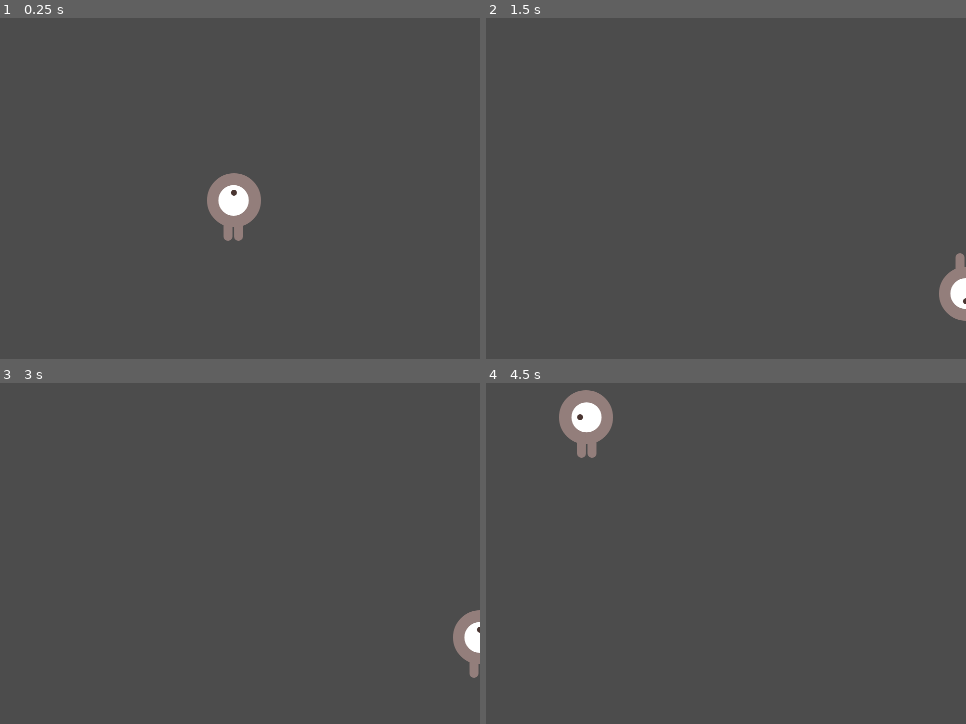
Above: before the commit, frames 1-4 (two rows, left to right).
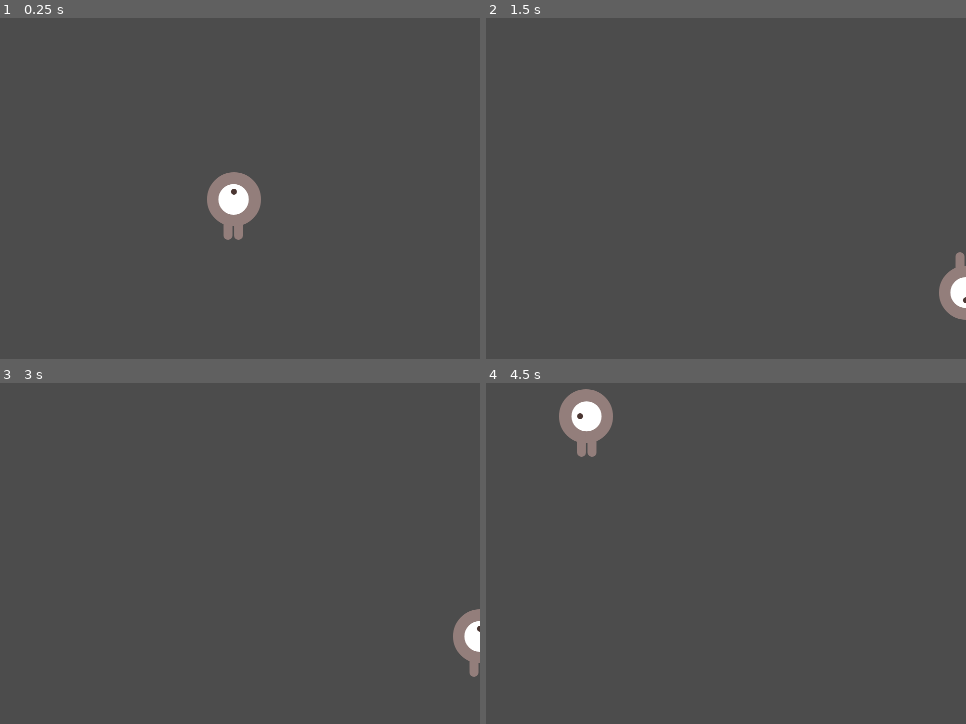
Above: after the commit, the same moments.

Repository: MTkaczyk642/Projektowanie-gier-wideo-MT
Game: Godot game, scene res://player.tscn
The game is run twice, just before and just after one commit, with the same random seed, the same clock (stepped at 60 frames per second) and the same inputs.
Inputs:
- Up to frame 1 (0.25 s): no input
- Up to frame 2 (1.5 s): tap Enter at 0.5 s; hold Right (ui_right) 0.53-1.28 s; hold Down (ui_down) from 1.28 s (still down)
- Up to frame 3 (3 s): tap Space at 2 s; release Down (ui_down) at 2.03 s; hold Right (ui_right) 2.03-2.78 s; hold Up (ui_up) from 2.78 s (still down)
- Up to frame 4 (4.5 s): release Up (ui_up) at 3.53 s; hold Left (ui_left) from 3.53 s (still down)

The runs differ from the first frame. In frame 1, 0.1% of the frame differs, in the area x 43-55%, y 45-66%; in frame 2, less than 0.1%; in frame 3, less than 0.1%; in frame 4, 0.2%, in the area x 15-27%, y 1-22%.

Commit message:
Tutorial 2.0

Diff:
--- /dev/null
+++ b/Tutorial/Main.gd
@@ -0,0 +1,37 @@
+extends Node
+
+export (PackedScene) var Mob
+var score
+
+func _ready():
+	randomize()
+	new_game()
+
+
+func game_over():
+	$score_timer.stop()
+	$Mob_timer.stop()
+
+func new_game():
+	score = 0
+	$Player2.start($Start_position.position)
+	$start_timer.start()
+
+
+func _on_start_timer_timeout():
+	$Mob_timer.start()
+	$score_timer.start()
+
+func _on_score_timer_timeout():
+	score += 1
+
+func _on_Mob_timer_timeout():
+	$Mob_path/Mob_spawn_location.offset = randi()
+	var mob = Mob.instance()
+	add_child(mob)
+	var direction = $Mob_path/Mob_spawn_location.rotation + PI / 2
+	mob.position = $Mob_path/Mob_spawn_location.position
+	direction += rand_range(-PI / 4, PI / 4)
+	mob.rotation = direction
+	mob.linear_velocity = Vector2(rand_range(mob.min_speed, mob.max_speed), 0)
+	mob.linear_velocity = mob.linear_velocity.rotated(direction)
--- /dev/null
+++ b/Tutorial/Main.tscn
@@ -0,0 +1,37 @@
+[gd_scene load_steps=5 format=2]
+
+[ext_resource path="res://Main.gd" type="Script" id=1]
+[ext_resource path="res://Player2.tscn" type="PackedScene" id=2]
+[ext_resource path="res://Mob.tscn" type="PackedScene" id=3]
+
+[sub_resource type="Curve2D" id=1]
+_data = {
+"points": PoolVector2Array( 0, 0, 0, 0, 0, 0, 0, 0, 0, 0, 480, 0, 0, 0, 0, 0, 480, 720, 0, 0, 0, 0, 0, 720, 0, 0, 0, 0, 0, 0, 0, 0, 0, 0, 0, 8, 0, 0, 0, 0, 0, 0 )
+}
+
+[node name="Main" type="Node"]
+script = ExtResource( 1 )
+Mob = ExtResource( 3 )
+
+[node name="Player2" parent="." instance=ExtResource( 2 )]
+
+[node name="Mob_timer" type="Timer" parent="."]
+wait_time = 0.5
+
+[node name="score_timer" type="Timer" parent="."]
+
+[node name="start_timer" type="Timer" parent="."]
+wait_time = 2.0
+one_shot = true
+
+[node name="Start_position" type="Position2D" parent="."]
+position = Vector2( 250, 450 )
+
+[node name="Mob_path" type="Path2D" parent="."]
+curve = SubResource( 1 )
+
+[node name="Mob_spawn_location" type="PathFollow2D" parent="Mob_path"]
+[connection signal="hit" from="Player2" to="." method="game_over"]
+[connection signal="timeout" from="Mob_timer" to="." method="_on_Mob_timer_timeout"]
+[connection signal="timeout" from="score_timer" to="." method="_on_score_timer_timeout"]
+[connection signal="timeout" from="start_timer" to="." method="_on_start_timer_timeout"]
--- /dev/null
+++ b/Tutorial/Mob.gd
@@ -0,0 +1,11 @@
+extends RigidBody2D
+export var min_speed = 150
+export var max_speed = 250
+
+func _ready():
+	var mob_types = $AnimatedSprite.frames.get_animation_names()
+	#mob_types = walk swim fly
+	$AnimatedSprite.animation = mob_types[randi() % mob_types.size()]
+	# randi % = wybiera nam ze zbioru losową daną
+func _on_VisibilityNotifier2D_screen_exited():
+	queue_free()
--- /dev/null
+++ b/Tutorial/Mob.tscn
@@ -0,0 +1,52 @@
+[gd_scene load_steps=10 format=2]
+
+[ext_resource path="res://dodge_assets/art/enemyWalking_1.png" type="Texture" id=1]
+[ext_resource path="res://dodge_assets/art/enemyFlyingAlt_2.png" type="Texture" id=2]
+[ext_resource path="res://dodge_assets/art/enemyWalking_2.png" type="Texture" id=3]
+[ext_resource path="res://dodge_assets/art/enemySwimming_2.png" type="Texture" id=4]
+[ext_resource path="res://dodge_assets/art/enemySwimming_1.png" type="Texture" id=5]
+[ext_resource path="res://dodge_assets/art/enemyFlyingAlt_1.png" type="Texture" id=6]
+[ext_resource path="res://Mob.gd" type="Script" id=7]
+
+[sub_resource type="SpriteFrames" id=1]
+animations = [ {
+"frames": [ ExtResource( 1 ), ExtResource( 3 ) ],
+"loop": true,
+"name": "walk",
+"speed": 3.0
+}, {
+"frames": [ ExtResource( 6 ), ExtResource( 2 ) ],
+"loop": true,
+"name": "fly",
+"speed": 3.0
+}, {
+"frames": [ ExtResource( 5 ), ExtResource( 4 ) ],
+"loop": true,
+"name": "swim",
+"speed": 3.0
+} ]
+
+[sub_resource type="CapsuleShape2D" id=2]
+radius = 37.6081
+height = 22.7838
+
+[node name="Mob" type="RigidBody2D"]
+collision_mask = 0
+gravity_scale = 0.0
+script = ExtResource( 7 )
+
+[node name="AnimatedSprite" type="AnimatedSprite" parent="."]
+position = Vector2( 188, 113 )
+scale = Vector2( 0.75, 0.75 )
+frames = SubResource( 1 )
+animation = "walk"
+frame = 1
+playing = true
+
+[node name="CollisionShape2D" type="CollisionShape2D" parent="."]
+position = Vector2( 187, 113 )
+rotation = 1.5708
+shape = SubResource( 2 )
+
+[node name="VisibilityNotifier2D" type="VisibilityNotifier2D" parent="."]
+[connection signal="screen_exited" from="VisibilityNotifier2D" to="." method="_on_VisibilityNotifier2D_screen_exited"]
--- a/Tutorial/Player.gd
+++ b/Tutorial/Player.gd
@@ -1,4 +1,6 @@
 extends Area2D
+
+signal hit
 export var speed = 400
 var screen_size
 
@@ -35,3 +37,15 @@
 	elif velocity.y != 0:
 		$AnimatedSprite.animation = "up"
 		$AnimatedSprite.flip_v = velocity.y > 0
+
+
+
+func _on_Player_body_entered(_body):
+	hide()
+	emit_signal("hit")
+	$CollisionShape2D.set_deferred("disabled", true)
+
+func start(pos):
+	position = pos
+	show()
+	$CollisionShape2D.disabled = false
--- /dev/null
+++ b/Tutorial/Player2.tscn
@@ -0,0 +1,37 @@
+[gd_scene load_steps=8 format=2]
+
+[ext_resource path="res://Player.gd" type="Script" id=1]
+[ext_resource path="res://dodge_assets/art/playerGrey_walk1.png" type="Texture" id=2]
+[ext_resource path="res://dodge_assets/art/playerGrey_up2.png" type="Texture" id=3]
+[ext_resource path="res://dodge_assets/art/playerGrey_walk2.png" type="Texture" id=4]
+[ext_resource path="res://dodge_assets/art/playerGrey_up1.png" type="Texture" id=5]
+
+[sub_resource type="SpriteFrames" id=1]
+animations = [ {
+"frames": [ ExtResource( 5 ), ExtResource( 3 ) ],
+"loop": true,
+"name": "up",
+"speed": 5.0
+}, {
+"frames": [ ExtResource( 2 ), ExtResource( 4 ) ],
+"loop": true,
+"name": "walk",
+"speed": 5.0
+} ]
+
+[sub_resource type="CapsuleShape2D" id=2]
+radius = 27.0
+height = 16.9547
+
+[node name="Player" type="Area2D"]
+position = Vector2( 234, 568 )
+script = ExtResource( 1 )
+
+[node name="AnimatedSprite" type="AnimatedSprite" parent="."]
+scale = Vector2( 0.5, 0.5 )
+frames = SubResource( 1 )
+animation = "up"
+
+[node name="CollisionShape2D" type="CollisionShape2D" parent="."]
+shape = SubResource( 2 )
+[connection signal="body_entered" from="." to="." method="_on_Player_body_entered"]
--- a/Tutorial/player.tscn
+++ b/Tutorial/player.tscn
@@ -1,41 +1,8 @@
-[gd_scene load_steps=8 format=2]
+[gd_scene load_steps=2 format=2]
 
-[ext_resource path="res://dodge_assets/art/playerGrey_up2.png" type="Texture" id=1]
-[ext_resource path="res://dodge_assets/art/playerGrey_walk2.png" type="Texture" id=2]
-[ext_resource path="res://dodge_assets/art/playerGrey_up1.png" type="Texture" id=3]
-[ext_resource path="res://dodge_assets/art/playerGrey_walk1.png" type="Texture" id=4]
-[ext_resource path="res://Player.gd" type="Script" id=5]
+[ext_resource path="res://Player2.tscn" type="PackedScene" id=1]
 
-[sub_resource type="SpriteFrames" id=1]
-animations = [ {
-"frames": [ ExtResource( 3 ), ExtResource( 1 ) ],
-"loop": true,
-"name": "up",
-"speed": 5.0
-}, {
-"frames": [ ExtResource( 4 ), ExtResource( 2 ) ],
-"loop": true,
-"name": "walk",
-"speed": 5.0
-} ]
+[node name="Player" type="Node2D"]
+position = Vector2( 0, -1 )
 
-[sub_resource type="CapsuleShape2D" id=2]
-radius = 27.0
-height = 16.9547
-
-[node name="Node2D" type="Node2D"]
-
-[node name="Player" type="Area2D" parent="."]
-position = Vector2( 234, 568 )
-script = ExtResource( 5 )
-__meta__ = {
-"_edit_group_": true
-}
-
-[node name="AnimatedSprite" type="AnimatedSprite" parent="Player"]
-scale = Vector2( 0.5, 0.5 )
-frames = SubResource( 1 )
-animation = "up"
-
-[node name="CollisionShape2D" type="CollisionShape2D" parent="Player"]
-shape = SubResource( 2 )
+[node name="Player" parent="." instance=ExtResource( 1 )]
